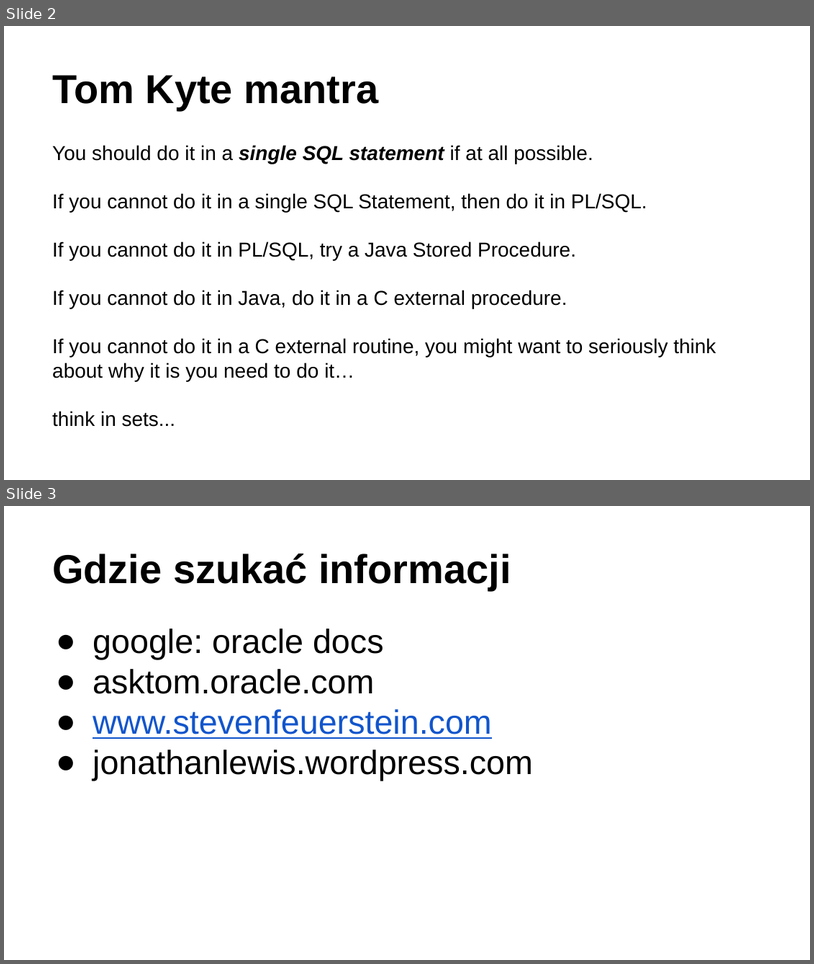
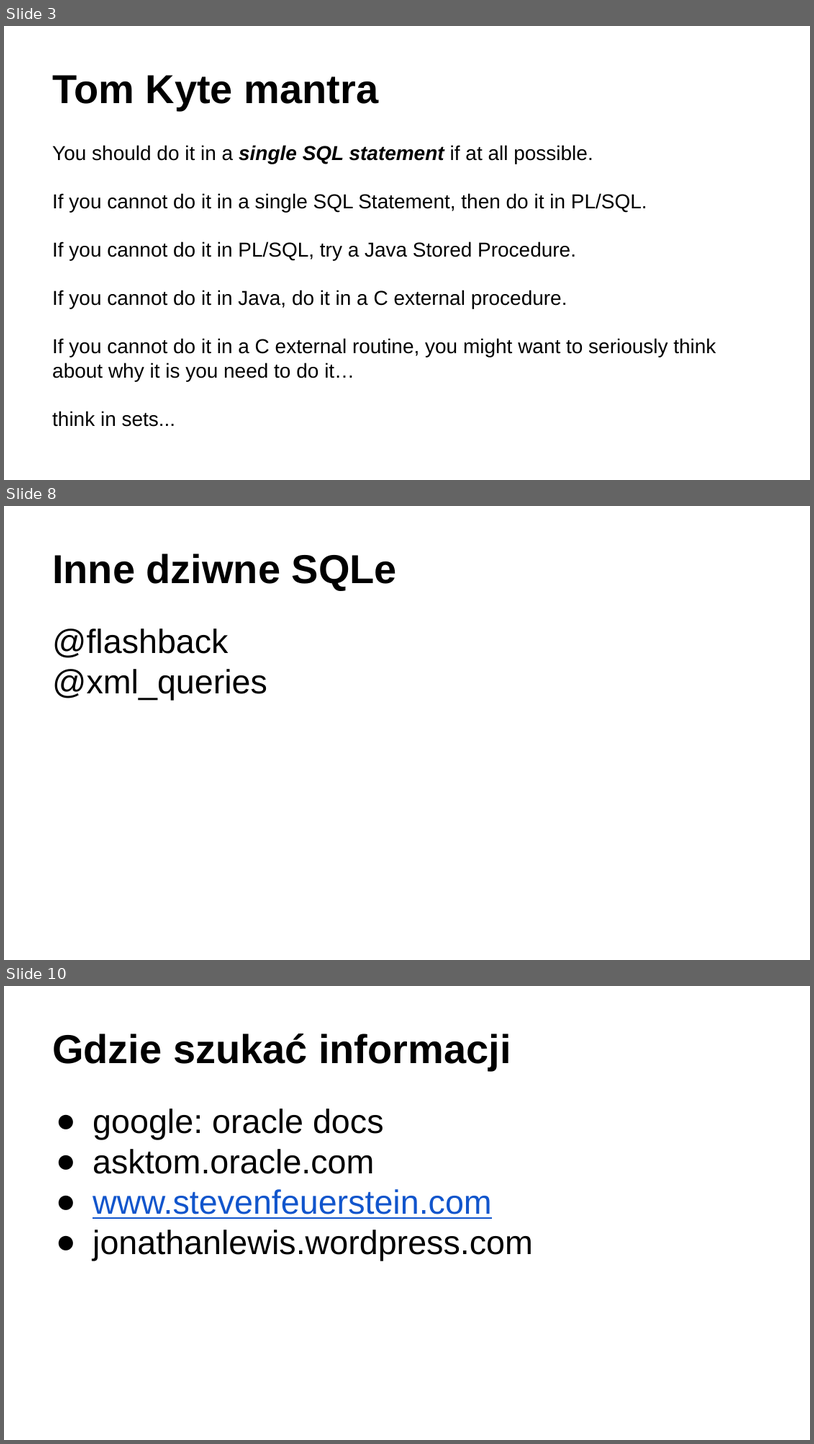
Before and after one commit to marcin-wroblewski/pres-oracle, a slide deck: whatyoudidntknow/prezentacja.pptx. Shown one above the other, each under a label of ours: slides 2 and 3 before the commit, slides 3, 8 and 10 after it; the slides between them are not shown. The pictures are 814x964 and 814x1444 pixels, drawn with LibreOffice and Linux fonts; fonts in the diff are those of the drawing. Boxes give left, top, right and bottom in pixels: in the first picture for what was removed or moved away, otherwise in the second. Text is boxed around its words. In the diff, an @@ line names an element or a change of style, - is before the commit and + after.

```diff
--- a/whatyoudidntknow/prezentacja.pptx
+++ b/whatyoudidntknow/prezentacja.pptx
@@ slide 8 added at box(4, 506, 810, 960), background #FFFFFF @@
@@ title added at box(52, 554, 397, 590), 36 pt, text #000000, bold @@
+Inne dziwne SQLe
@@ text added at box(52, 628, 268, 700), 30 pt, text #000000 @@
+@flashback
+@xml_queries
@@ what was slide 2 is now slide 3 @@
@@ what was slide 3 is now slide 10 @@
```
Also in this commit, not shown: 6 other slides added, 6 other files.
